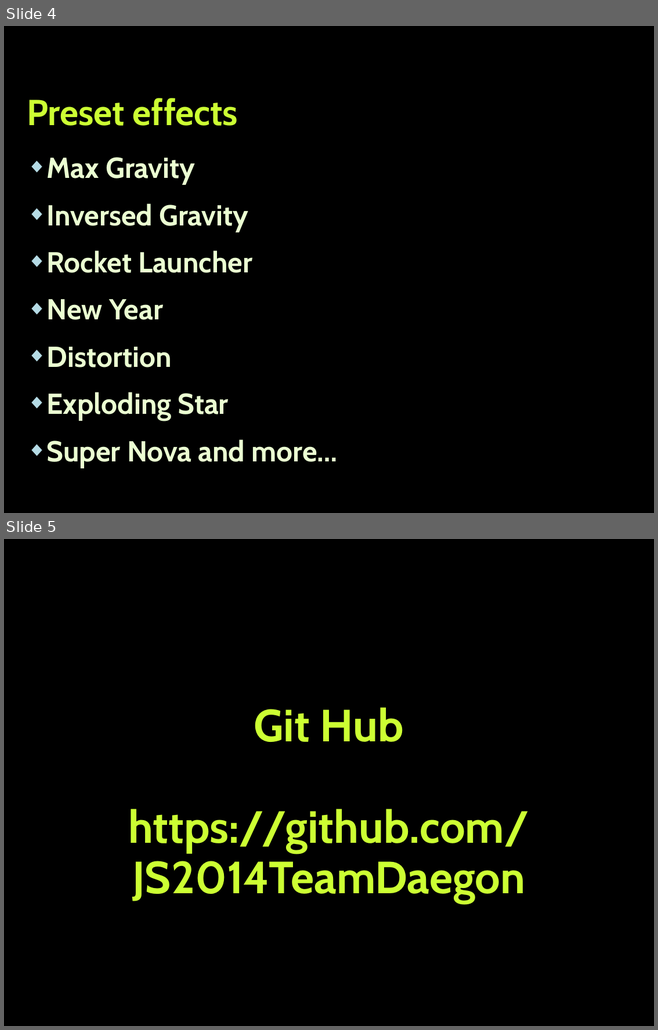
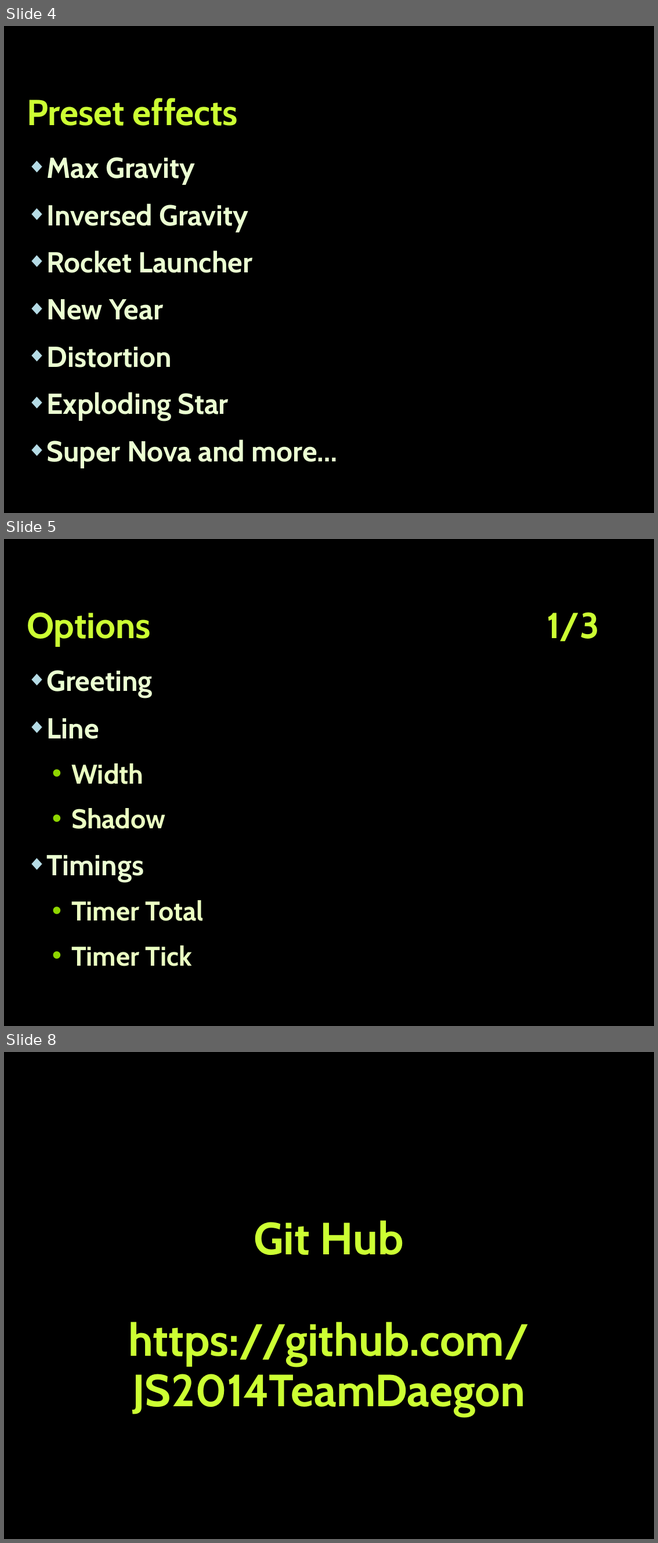
Before and after one commit to JS2014TeamDaegon/FireworksJS, a slide deck: Presentation.pptx. Shown one above the other, each under a label of ours: slides 4 and 5 before the commit, slides 4, 5 and 8 after it; the slides between them are not shown. The pictures are 658x1030 and 658x1543 pixels, drawn with LibreOffice and Linux fonts; fonts in the diff are those of the drawing; background and template pictures are left out. Boxes give left, top, right and bottom in pixels: in the first picture for what was removed or moved away, otherwise in the second. Text is boxed around its words. In the diff, an @@ line names an element or a change of style, - is before the commit and + after.

Commit message:
Add options to presentation

```diff
--- a/Presentation.pptx
+++ b/Presentation.pptx
@@ slide 5 added at [4,539,654,1026], background picture (left out) @@
@@ title added at [27,612,599,647], 40 pt, text #CCFF33, bold @@
+Options 1/3
@@ text added at [47,670,204,966], 30 pt, text #EBFFC2, bold @@
+◆ Greeting
+◆ Line
+  • Width
+  • Shadow
+◆ Timings
+  • Timer Total
+  • Timer Tick
@@ what was slide 5 is now slide 8 @@
```
Also in this commit, not shown: 2 other slides added.
